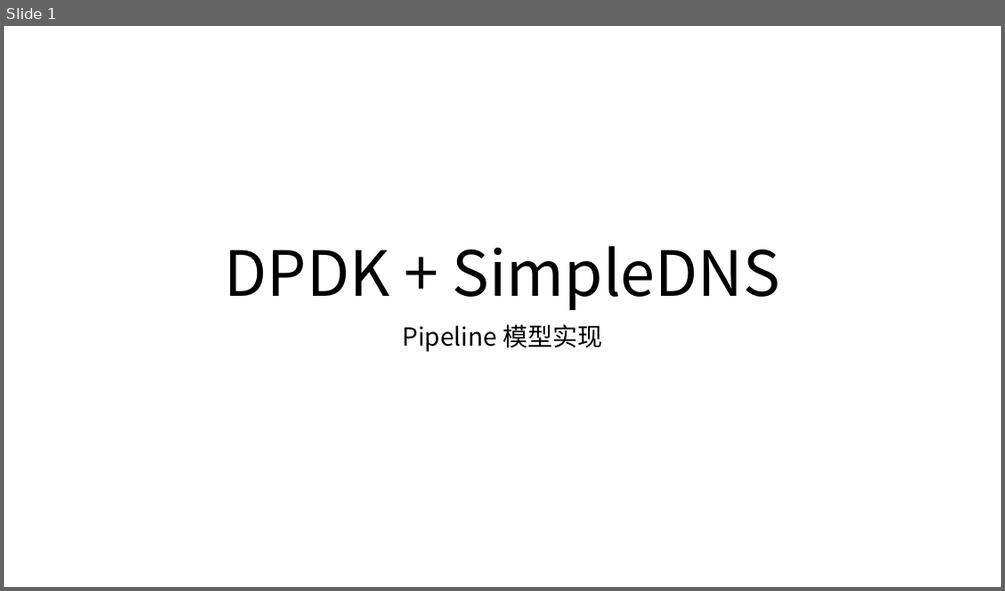
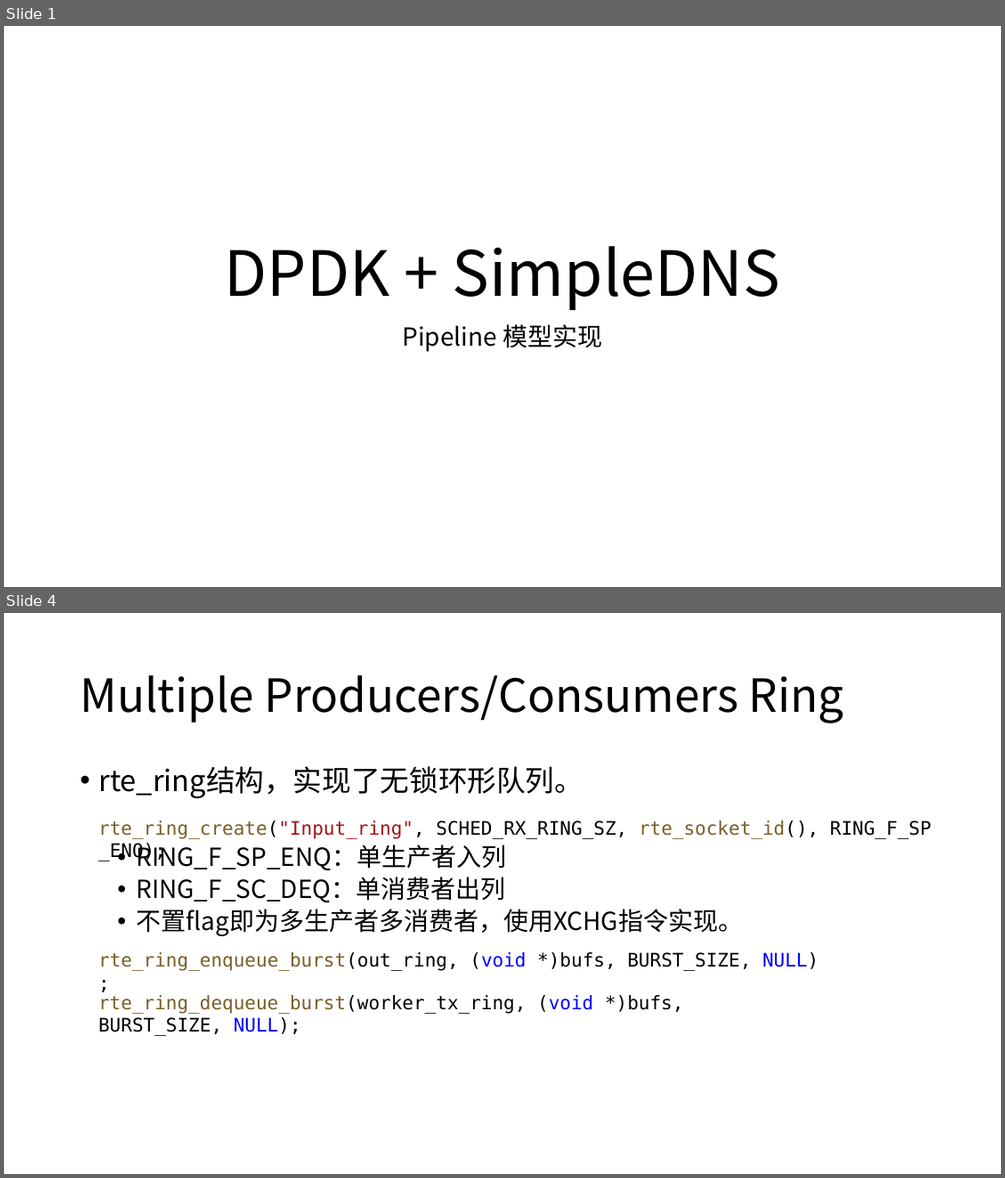
Before and after one commit to yuanyiwei/netalgo, a slide deck: report/lab4/第四阶段_邓龙.pptx. Shown one above the other, each under a label of ours: slide 1 before the commit, slides 1 and 4 after it; the slides between them are not shown. The pictures are 1005x591 and 1005x1178 pixels, drawn with LibreOffice and Linux fonts; fonts in the diff are those of the drawing. Boxes give left, top, right and bottom in pixels: in the first picture for what was removed or moved away, otherwise in the second. Text is boxed around its words. In the diff, an @@ line names an element or a change of style, - is before the commit and + after.

```diff
--- a/report/lab4/第四阶段_邓龙.pptx
+++ b/report/lab4/第四阶段_邓龙.pptx
@@ slide 4 added at <box>4,613,1001,1174</box>, background #FFFFFF @@
@@ title added at <box>80,675,844,723</box>, 44 pt, text #000000 @@
+Multiple Producers/Consumers Ring
@@ text added at <box>98,766,743,936</box>, 24 pt, text #000000 @@
+• rte_ring结构，实现了无锁环形队列。
+  • RING_F_SP_ENQ：单生产者入列
+  • RING_F_SC_DEQ：单消费者出列
+  • 不置flag即为多生产者多消费者，使用XCHG指令实现。
@@ text added at <box>98,820,931,839</box>, 18 pt, text #000000 @@
+rte_ring_create("Input_ring", SCHED_RX_RING_SZ, rte_socket_id(), RING_F_SP_ENQ);
@@ text added at <box>98,952,818,971</box>, 18 pt, text #000000 @@
+rte_ring_enqueue_burst(out_ring, (void *)bufs, BURST_SIZE, NULL);
@@ text added at <box>98,995,683,1036</box>, 18 pt, text #000000 @@
+rte_ring_dequeue_burst(worker_tx_ring, (void *)bufs, BURST_SIZE, NULL);
```
Also in this commit, not shown: 10 other slides added, 1 slide removed, 2 other files.
